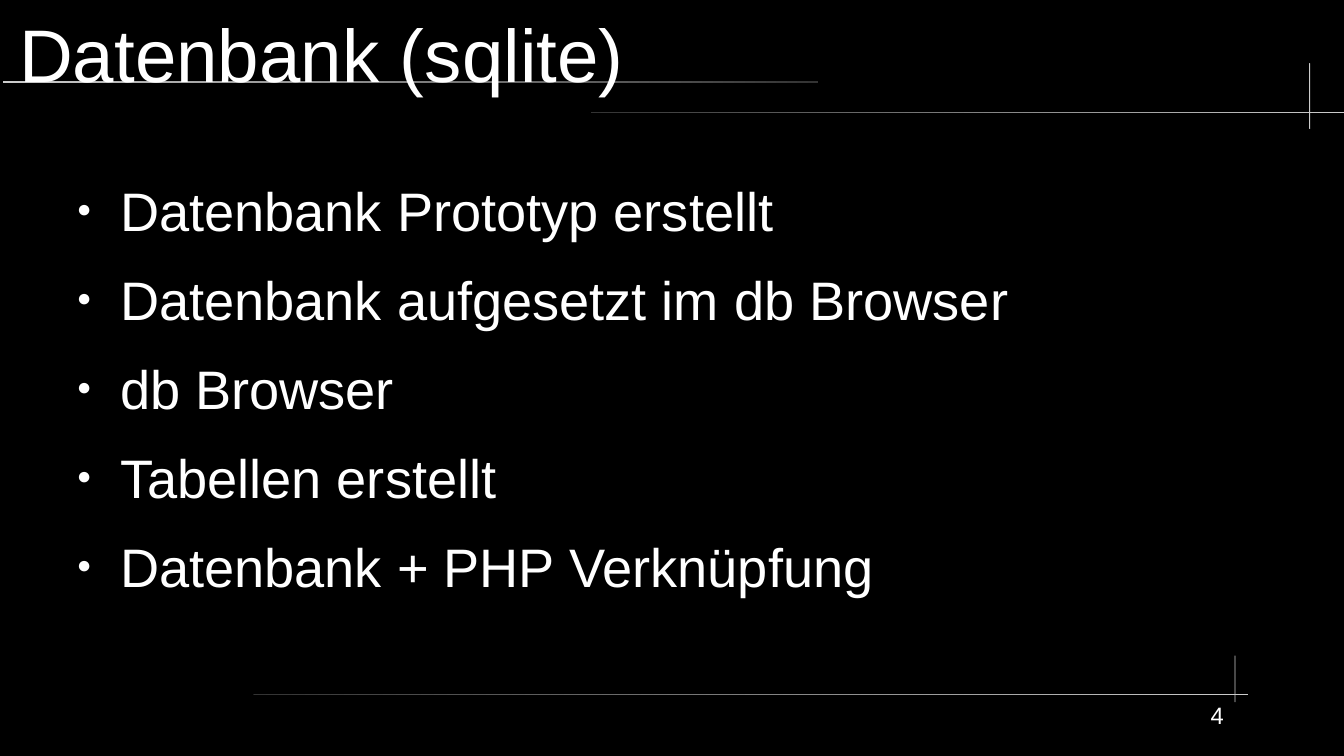
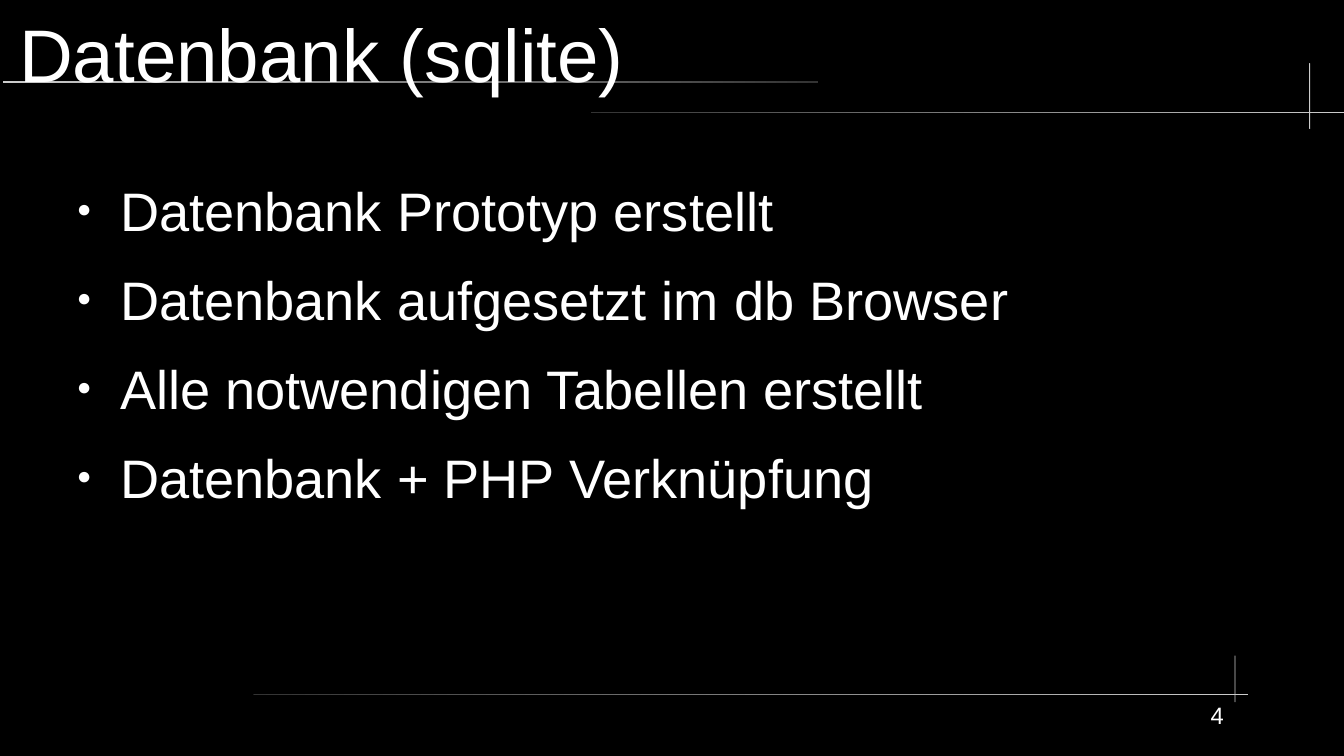
Before and after one commit to Timo348/Projektarbeit, a slide deck: slide 4 of (no_code)/Presifür18.odp. Drawn at 1344x756 pixels with LibreOffice and Linux fonts; fonts in the diff are those of the drawing. Boxes give left, top, right and bottom in pixels: in the first picture for what was removed or moved away, otherwise in the second. Text is boxed around its words. In the diff, an @@ line names an element or a change of style, - is before the commit and + after.

```diff
--- a/(no_code)/Presifür18.odp
+++ b/(no_code)/Presifür18.odp
@@ text at bbox=[120, 369, 922, 418]: text changed @@
-● db Browser
-● Tabellen erstellt
+● Alle notwendigen Tabellen erstellt
```
Also in this commit, not shown: 2 other slides changed, 1 other file.
